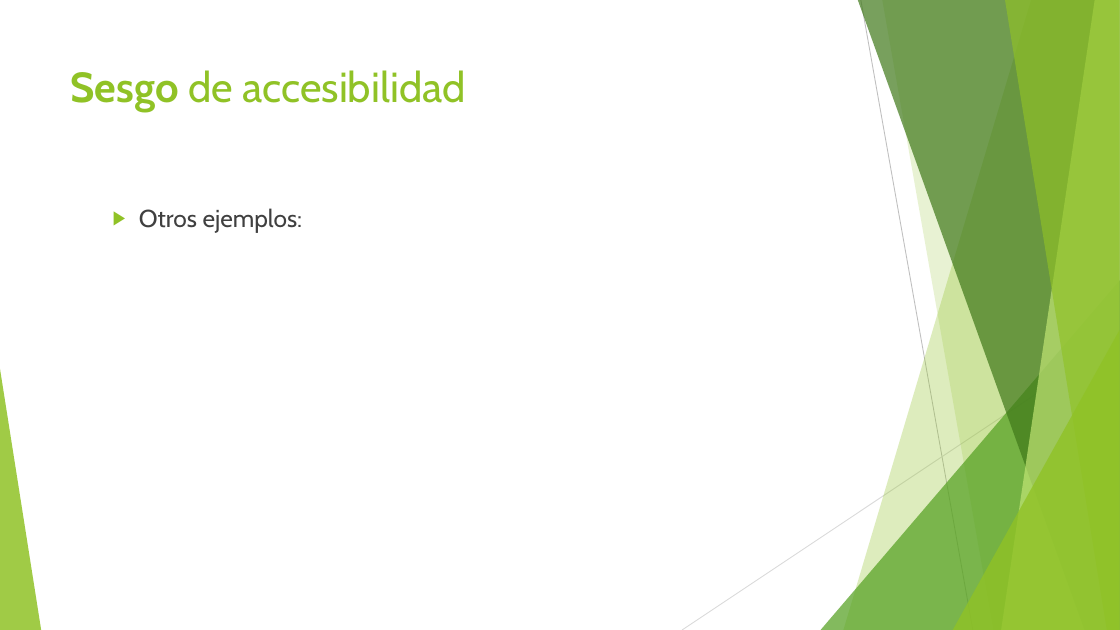
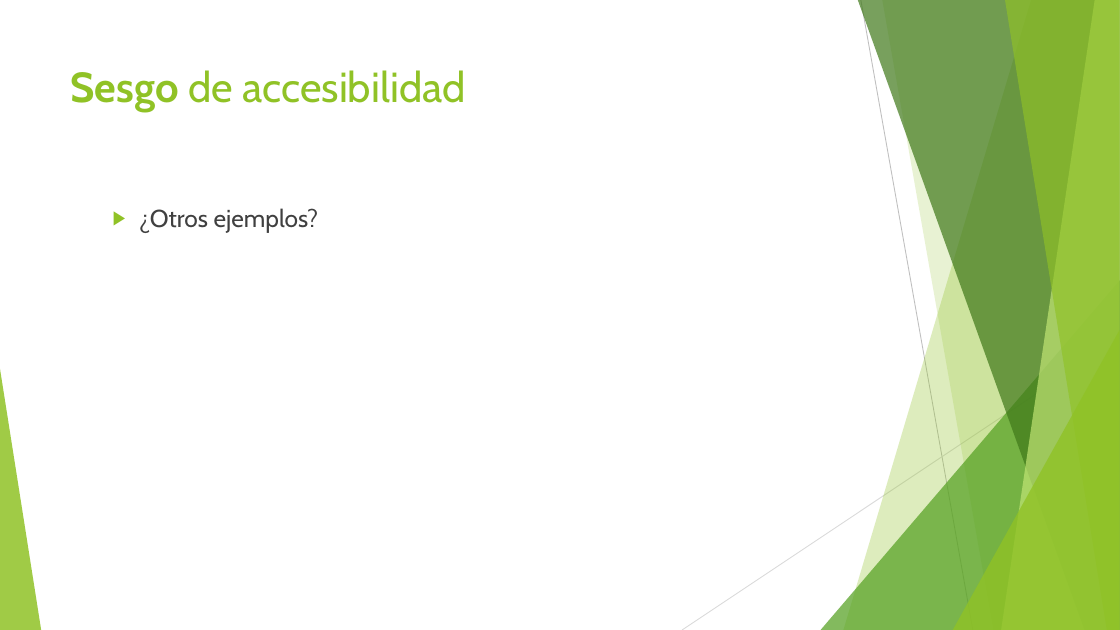
Before and after one commit to Adrifelcha/afchavez-019, a slide deck: slide 10 of JeanPiaget/Presentaciones/Bonus_Heuristios-Sesgos.pptx (slide 7 before the commit). Drawn at 1120x630 pixels with LibreOffice and Linux fonts; fonts in the diff are those of the drawing. Boxes give left, top, right and bottom in pixels: in the first picture for what was removed or moved away, otherwise in the second. Text is boxed around its words. In the diff, an @@ line names an element or a change of style, - is before the commit and + after.

```diff
--- a/JeanPiaget/Presentaciones/Bonus_Heuristios-Sesgos.pptx
+++ b/JeanPiaget/Presentaciones/Bonus_Heuristios-Sesgos.pptx
@@ text at bbox=[139, 208, 319, 233]: text changed @@
-  ▶ Otros ejemplos:
+  ▶ ¿Otros ejemplos?
```
Also in this commit, not shown: 5 other slides changed, 15 slides added, 2 slides removed, 6 other files.
